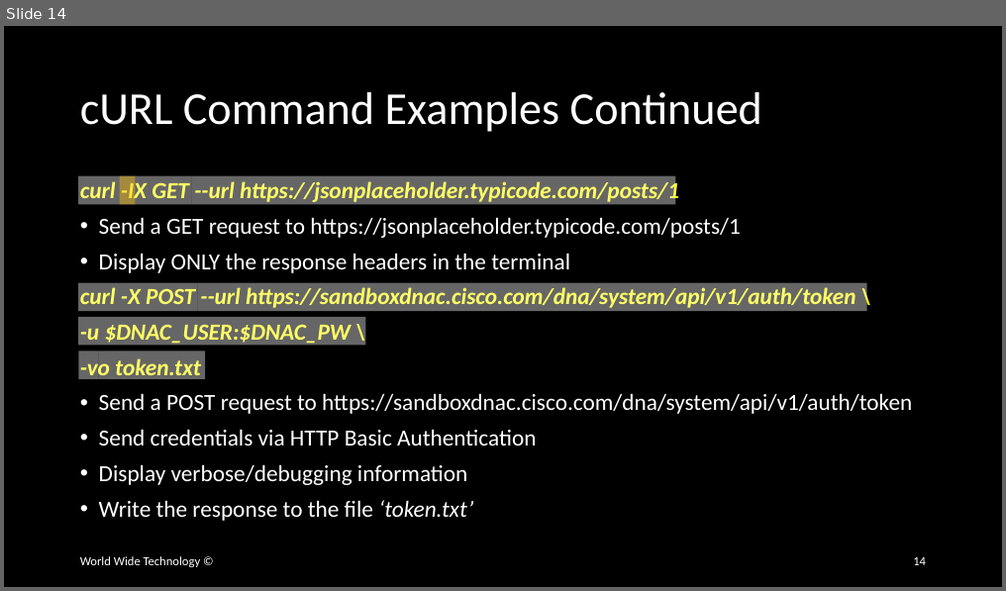
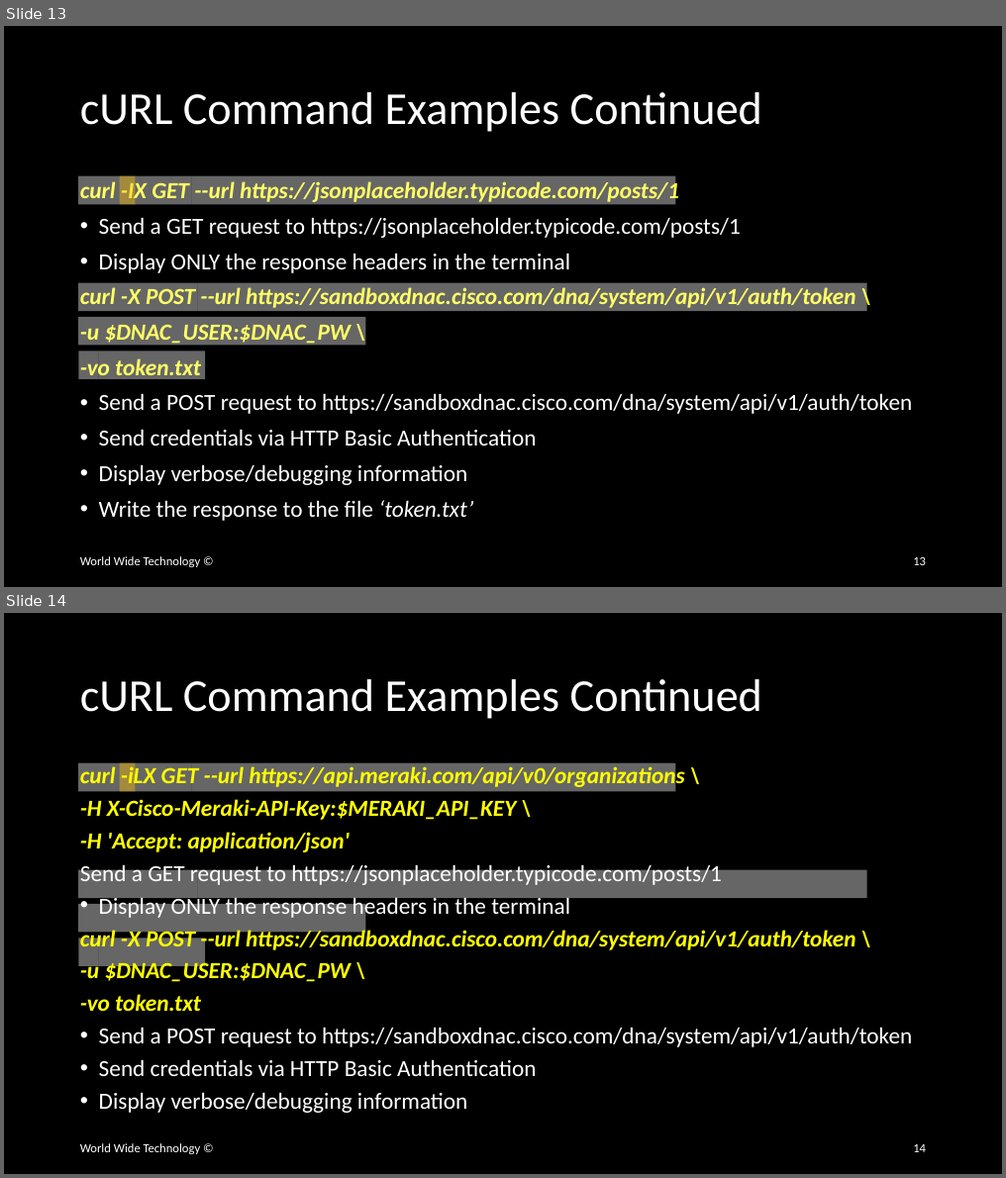
Before and after one commit to wwt/curl-requests-foundations, a slide deck: curl-requests-foundations.pptx. Shown one above the other, each under a label of ours: slide 14 before the commit, slides 13 and 14 after it. The pictures are 1006x591 and 1006x1178 pixels, drawn with LibreOffice and Linux fonts; fonts in the diff are those of the drawing. Boxes give left, top, right and bottom in pixels: in the first picture for what was removed or moved away, otherwise in the second. Text is boxed around its words. In the diff, an @@ line names an element or a change of style, - is before the commit and + after.

Commit message:
Added third cURL command example slide

```diff
--- a/curl-requests-foundations.pptx
+++ b/curl-requests-foundations.pptx
@@ slide 14 added at (x1=4, y1=613, x2=1002, y2=1174), background #000000 @@
@@ title added at (x1=80, y1=679, x2=762, y2=719), 44 pt, text #FFFFFF @@
+cURL Command Examples Continued
@@ rectangle added at (x1=78, y1=763, x2=191, y2=792), fill #FFFFFF at 40% opacity @@
@@ text added at (x1=80, y1=763, x2=912, y2=1113), 22.2 pt, text #FFFFFF @@
+curl -iLX GET --url https://api.meraki.com/api/v0/organizations \
+-H X-Cisco-Meraki-API-Key:$MERAKI_API_KEY \
+-H 'Accept: application/json'
+Send a GET request to https://jsonplaceholder.typicode.com/posts/1
+• Display ONLY the response headers in the terminal
+curl -X POST --url https://sandboxdnac.cisco.com/dna/system/api/v1/auth/token \
+-u $DNAC_USER:$DNAC_PW \
+-vo token.txt
+• Send a POST request to https://sandboxdnac.cisco.com/dna/system/api/v1/auth/token
+• Send credentials via HTTP Basic Authentication
+• Display verbose/debugging information
@@ rectangle added at (x1=119, y1=763, x2=135, y2=792), fill #FFC000 at 40% opacity @@
@@ rectangle added at (x1=192, y1=763, x2=676, y2=792), fill #FFFFFF at 40% opacity @@
@@ rectangle added at (x1=78, y1=869, x2=197, y2=898), fill #FFFFFF at 40% opacity @@
@@ rectangle added at (x1=198, y1=869, x2=867, y2=898), fill #FFFFFF at 40% opacity @@
@@ rectangle added at (x1=78, y1=904, x2=365, y2=933), fill #FFFFFF at 40% opacity @@
@@ rectangle added at (x1=79, y1=938, x2=98, y2=966), fill #FFFFFF at 40% opacity @@
@@ rectangle added at (x1=98, y1=938, x2=205, y2=966), fill #FFFFFF at 40% opacity @@
@@ text added at (x1=80, y1=1144, x2=201, y2=1155), 12 pt, text #FFFFFF @@
+World Wide Technology ©
@@ page number added at (x1=913, y1=1145, x2=926, y2=1153), 12 pt, text #FFFFFF @@
+14
@@ what was slide 14 is now slide 13 @@
@@ page number at (x1=913, y1=558, x2=926, y2=566): text changed @@
-14
+13
```
Also in this commit, not shown: 1 slide removed.
